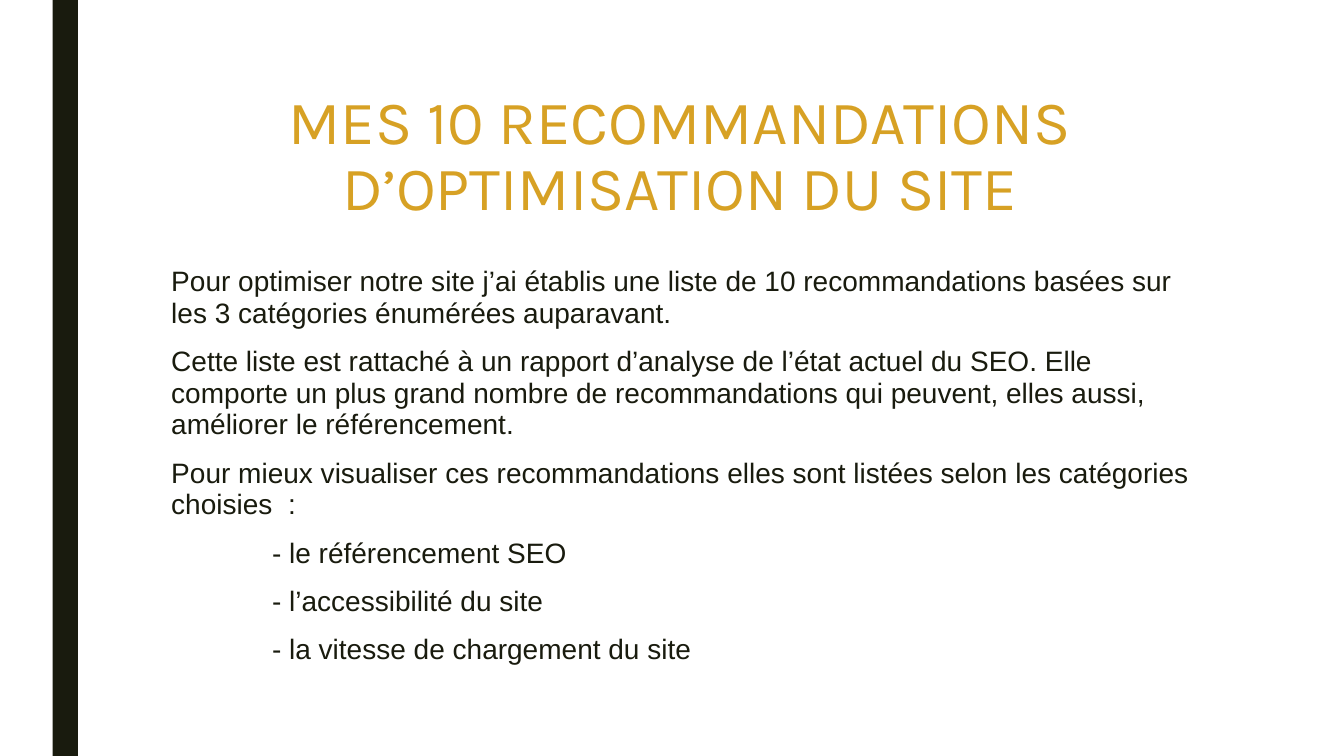
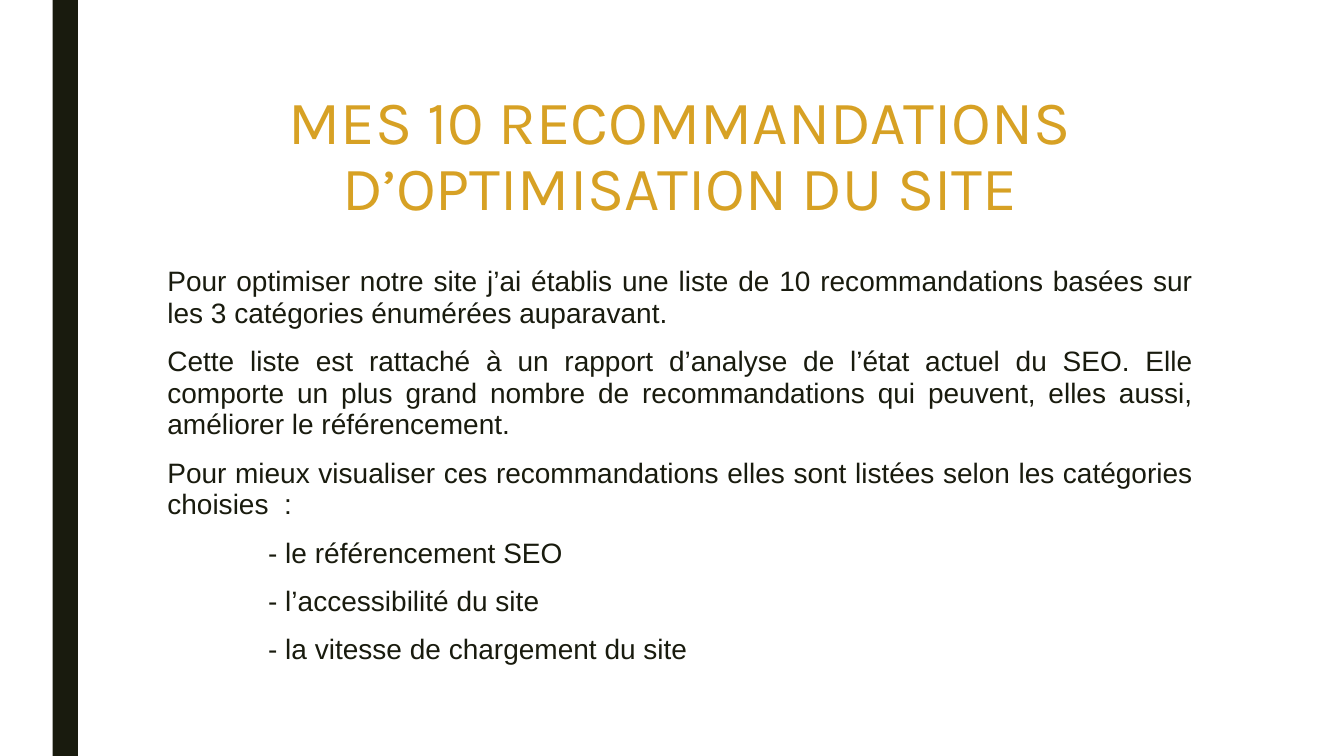
Before and after one commit to Amine-Be/Projet-4, a slide deck: slide 3 of P4_02_Recommandations.pptx. Drawn at 1344x756 pixels with LibreOffice and Linux fonts; fonts in the diff are those of the drawing. Boxes give left, top, right and bottom in pixels: in the first picture for what was removed or moved away, otherwise in the second. Text is boxed around its words. In the diff, an @@ line names an element or a change of style, - is before the commit and + after.

Commit message:
work in progress

```diff
--- a/P4_02_Recommandations.pptx
+++ b/P4_02_Recommandations.pptx
@@ text "Pour optimiser notre site j’ai ..." at <box>167,270,1192,665</box>: alignment left to justified @@
```
Also in this commit, not shown: 28 slides added.
